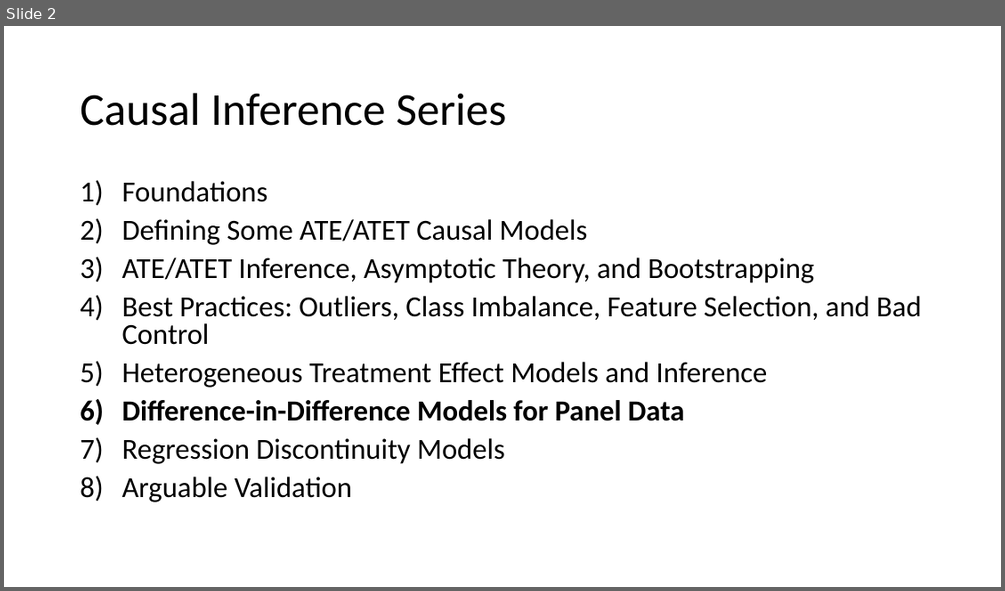
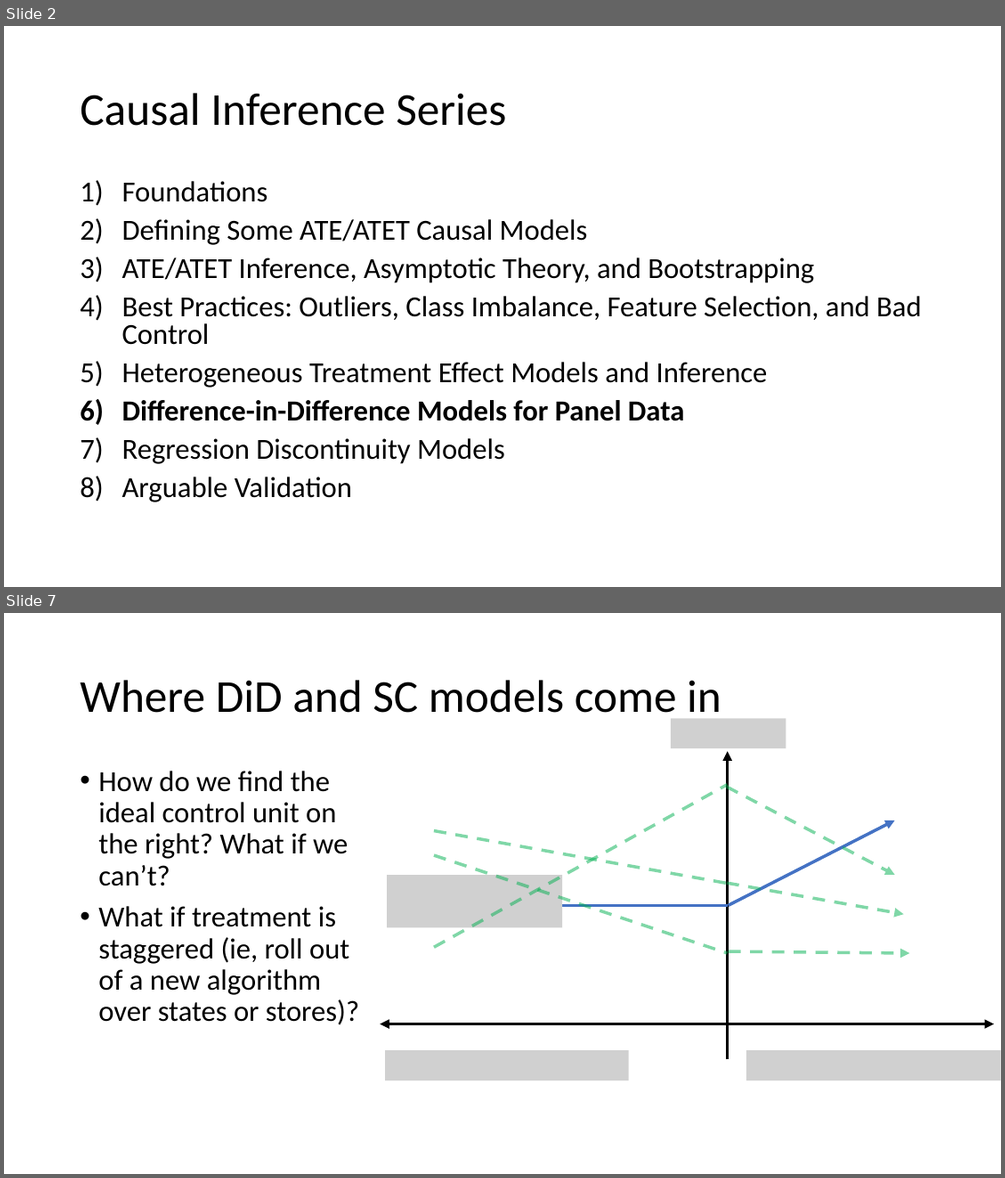
Before and after one commit to shoepaladin/causalinference_crashcourse, a slide deck: Powerpoints/6 DiffnDiff (WIP).pptx. Shown one above the other, each under a label of ours: slide 2 before the commit, slides 2 and 7 after it; the slides between them are not shown. The pictures are 1005x591 and 1005x1178 pixels, drawn with LibreOffice and Linux fonts; fonts in the diff are those of the drawing; grey boxes stand for pictures. Boxes give left, top, right and bottom in pixels: in the first picture for what was removed or moved away, otherwise in the second. Text is boxed around its words. In the diff, an @@ line names an element or a change of style, - is before the commit and + after.

```diff
--- a/Powerpoints/6 DiffnDiff (WIP).pptx
+++ b/Powerpoints/6 DiffnDiff (WIP).pptx
@@ slide 7 added at box(4, 613, 1001, 1174), background #FFFFFF @@
@@ title added at box(80, 680, 721, 722), 44 pt, text #000000 @@
+Where DiD and SC models come in
@@ picture added at box(671, 718, 785, 748) @@
@@ text added at box(98, 771, 359, 1025), 28 pt, text #000000 @@
+• How do we find the ideal control unit on the right? What if we can’t?
+• What if treatment is staggered (ie, roll out of a new algorithm over states or stores)?
@@ arrow added from (728, 1060) to (728, 751), #000000 3 pt @@
@@ line added from (434, 948) to (728, 784), #00B050 3 pt dashed @@
@@ arrow added from (727, 787) to (895, 875), #00B050 3 pt dashed @@
@@ arrow added from (728, 906) to (895, 820), #4472C4 3 pt @@
@@ line added from (434, 831) to (728, 883), #00B050 3 pt dashed @@
@@ picture added at box(387, 875, 563, 928) @@
@@ line added from (434, 855) to (728, 953), #00B050 3 pt dashed @@
@@ line added from (428, 906) to (728, 906), #4472C4 3 pt @@
@@ arrow added from (727, 883) to (904, 915), #00B050 3 pt dashed @@
@@ arrow added from (728, 951) to (909, 953), #00B050 3 pt dashed @@
@@ double arrow added from (994, 1024) to (380, 1024), #000000 3 pt @@
@@ picture added at box(386, 1051, 629, 1080) @@
@@ picture added at box(746, 1051, 1001, 1080) @@
```
Also in this commit, not shown: 2 slides changed, 22 other slides added, 3 other files.
